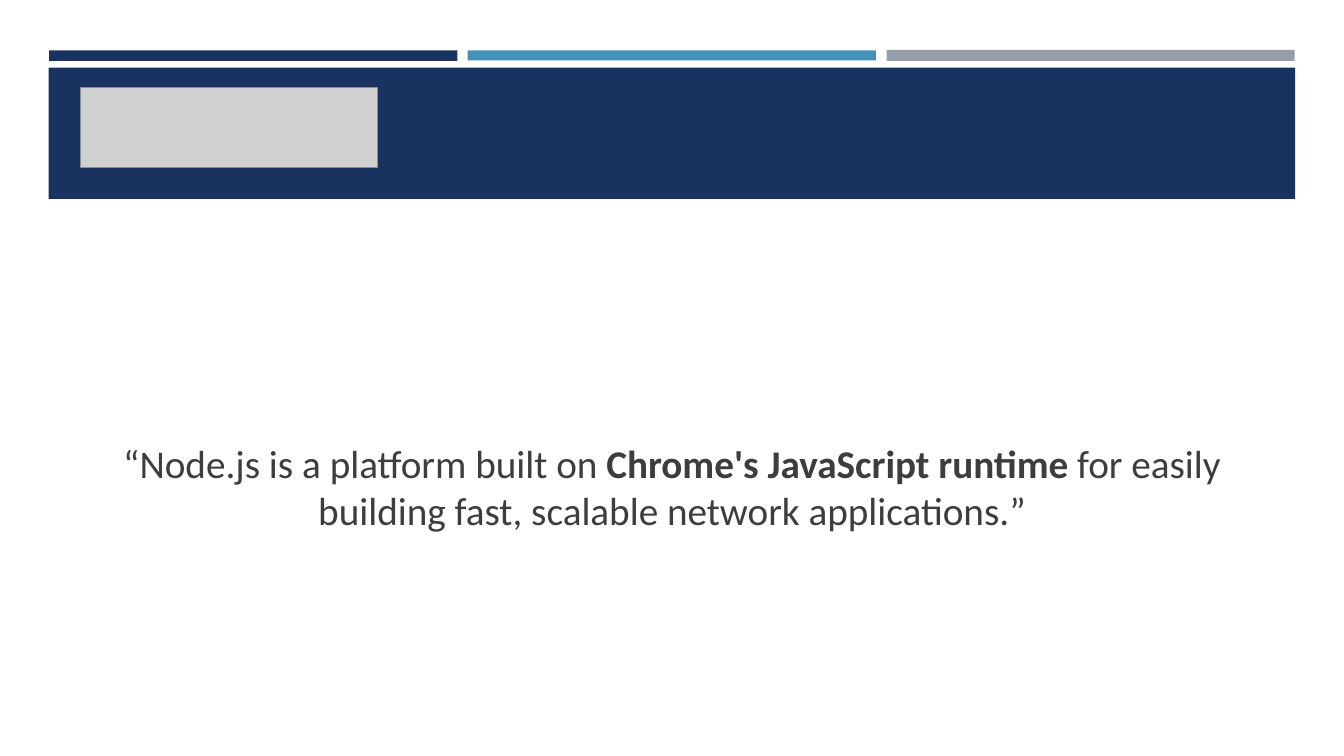
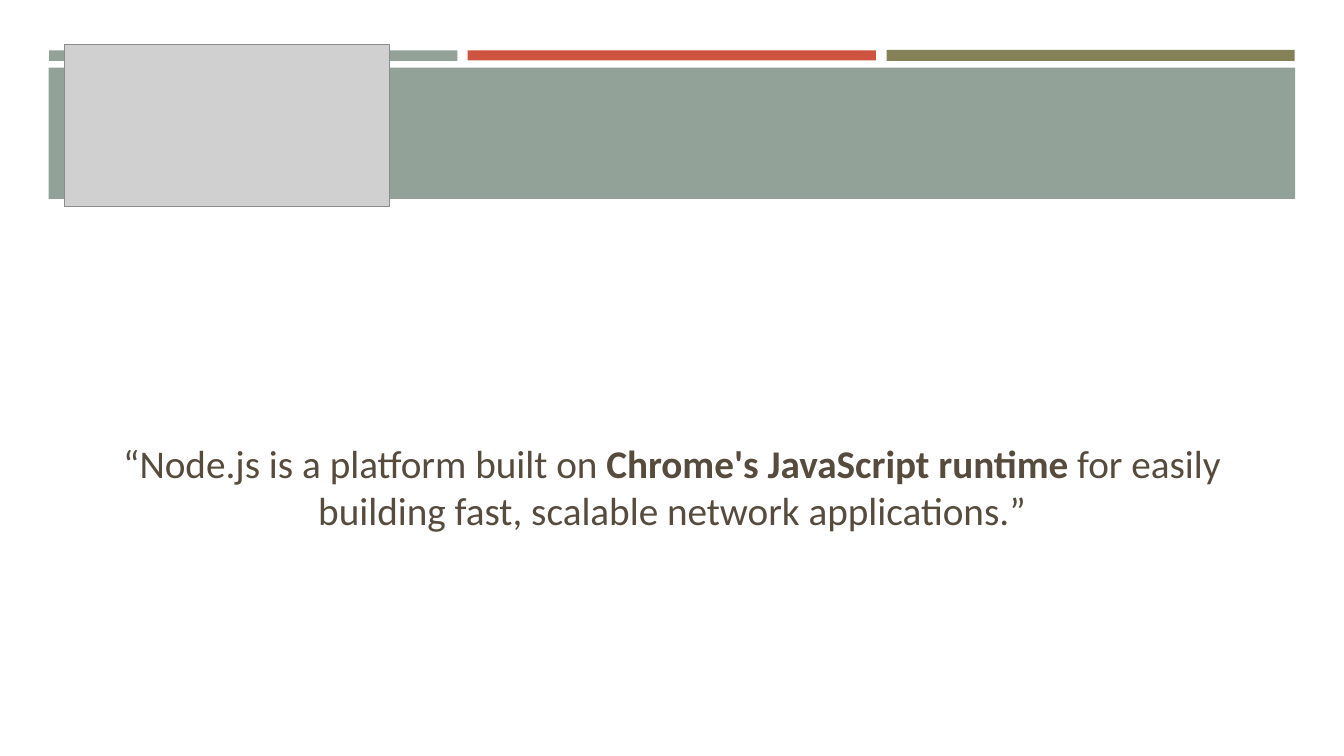
Before and after one commit to borya09/curso-vsw-herramientas-front, a slide deck: slide 3 of presentacion/presentacion.pptx (slide 2 before the commit). Drawn at 1344x756 pixels with LibreOffice and Linux fonts; fonts in the diff are those of the drawing; grey boxes stand for pictures. Boxes give left, top, right and bottom in pixels: in the first picture for what was removed or moved away, otherwise in the second. Text is boxed around its words. In the diff, an @@ line names an element or a change of style, - is before the commit and + after.

```diff
--- a/presentacion/presentacion.pptx
+++ b/presentacion/presentacion.pptx
@@ rectangle at <box>49,50,458,60</box>: fill #1A3260 to #93A299 @@
@@ picture added at <box>65,44,390,207</box> @@
@@ rectangle at <box>468,50,876,60</box>: fill #4590B8 to #CF543F @@
@@ rectangle at <box>886,50,1295,62</box>: fill #969FA7 to #848058 @@
@@ rectangle at <box>48,68,1296,199</box>: fill #1A3260 to #93A299 @@
@@ picture removed at <box>81,88,377,167</box> @@
@@ text "“Node.js is a platform built ..." at <box>123,450,1220,532</box>: text colour #3D3D3D to #564B3C @@
```
Also in this commit, not shown: 13 other slides changed, 1 slide added, 4 other files.
